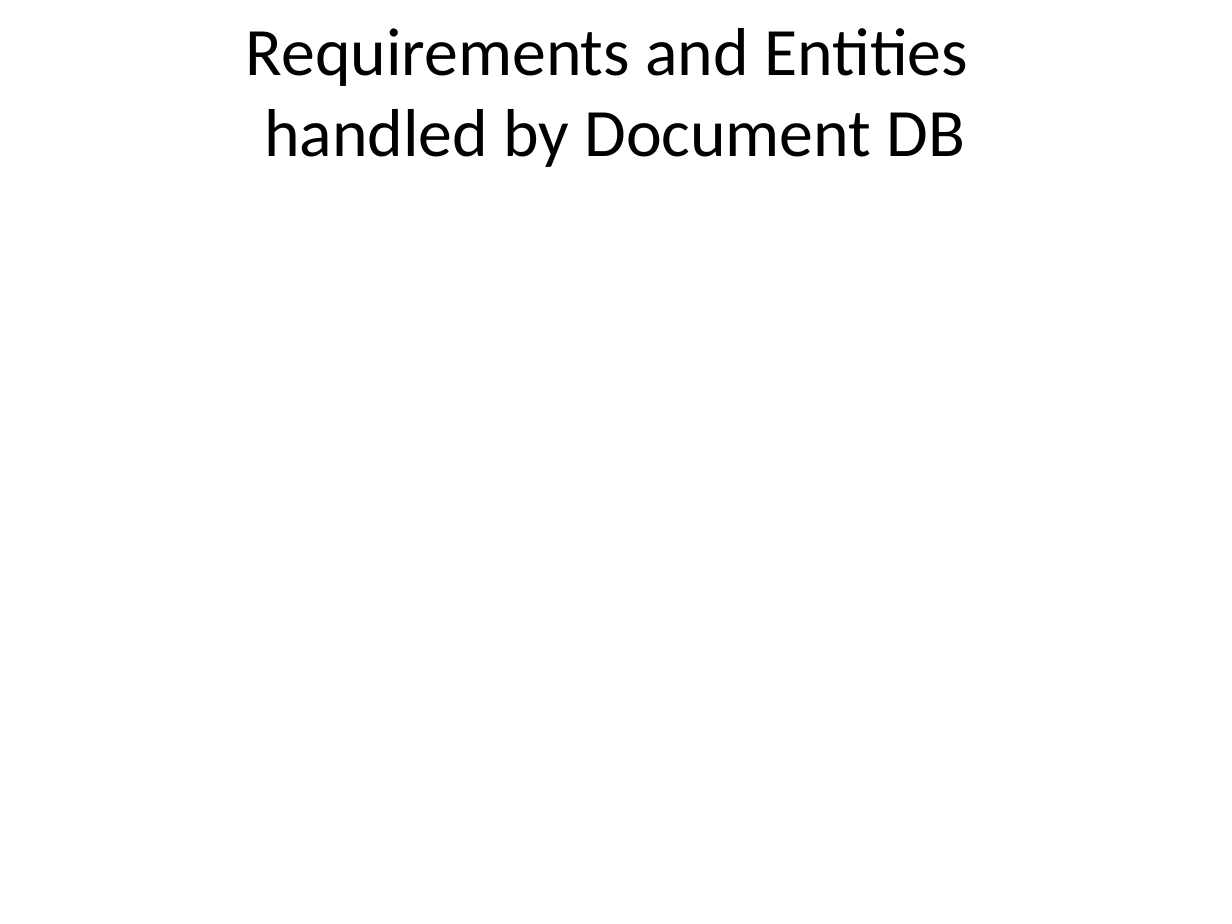
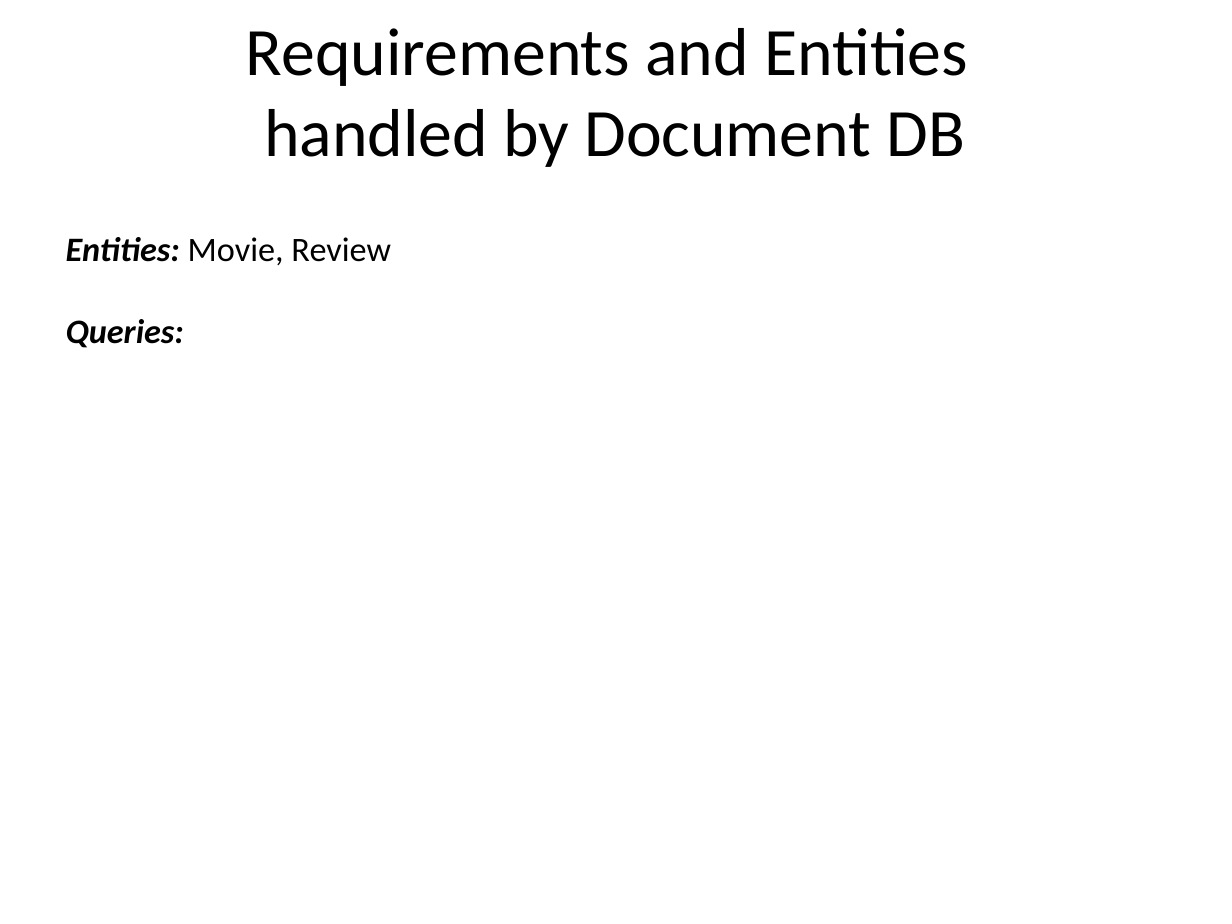
Before and after one commit to glmquint/RottenMovies, a slide deck: slide 6 of Presentazione.pptx. Drawn at 1232x924 pixels with LibreOffice and Linux fonts; fonts in the diff are those of the drawing; background and template pictures are left out. Boxes give left, top, right and bottom in pixels: in the first picture for what was removed or moved away, otherwise in the second. Text is boxed around its words. In the diff, an @@ line names an element or a change of style, - is before the commit and + after.

```diff
--- a/Presentazione.pptx
+++ b/Presentazione.pptx
@@ text added at (66, 237, 391, 348), 20 pt, text #000000, bold, italic @@
+Entities: Movie, Review
+Queries:
```
Also in this commit, not shown: 4 other slides changed, 2 other files.
